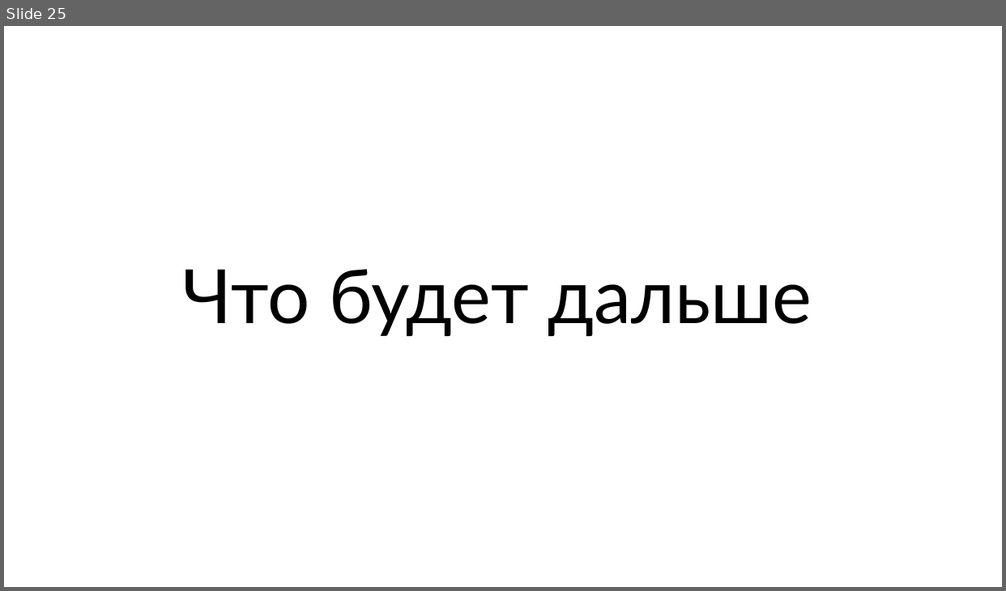
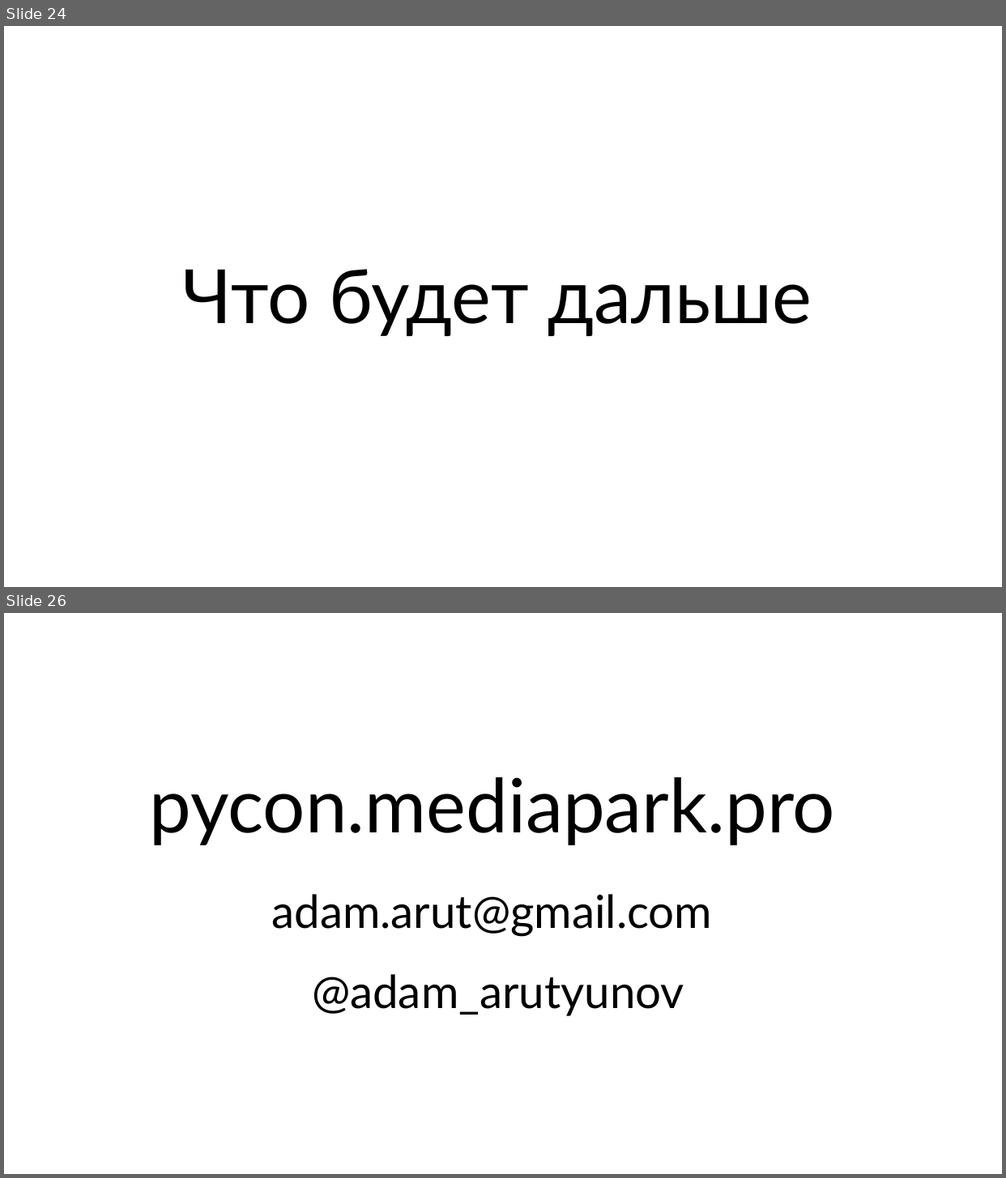
Before and after one commit to AdamArutyunov/Pycon, a slide deck: docs/Pycon.pptx. Shown one above the other, each under a label of ours: slide 25 before the commit, slides 24 and 26 after it; the slides between them are not shown. The pictures are 1006x591 and 1006x1178 pixels, drawn with LibreOffice and Linux fonts; fonts in the diff are those of the drawing. Boxes give left, top, right and bottom in pixels: in the first picture for what was removed or moved away, otherwise in the second. Text is boxed around its words. In the diff, an @@ line names an element or a change of style, - is before the commit and + after.

```diff
--- a/docs/Pycon.pptx
+++ b/docs/Pycon.pptx
@@ slide 26 added at (4, 613, 1002, 1174), background #FFFFFF @@
@@ text added at (150, 777, 835, 845), 72 pt, text #000000 @@
+pycon.mediapark.pro
@@ text added at (271, 894, 712, 936), 44 pt, text #000000 @@
+adam.arut@gmail.com
@@ text added at (312, 974, 684, 1016), 44 pt, text #000000 @@
+@adam_arutyunov
@@ what was slide 25 is now slide 24 @@
```
Also in this commit, not shown: 1 slide changed, 10 other slides added, 10 slides removed, 4 other files.
